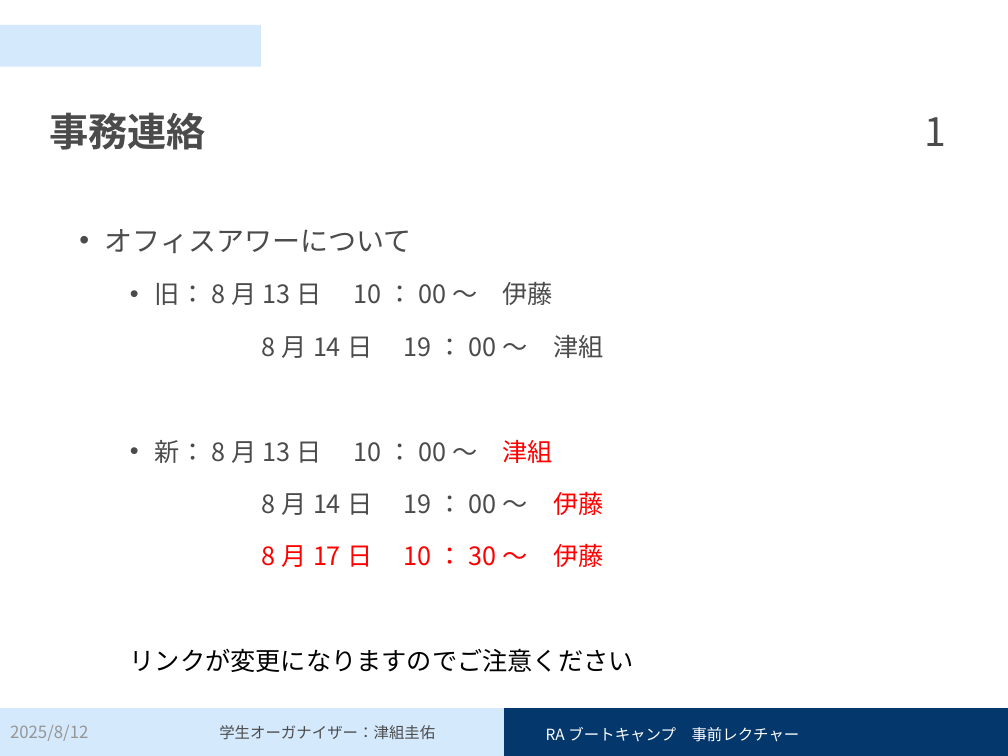
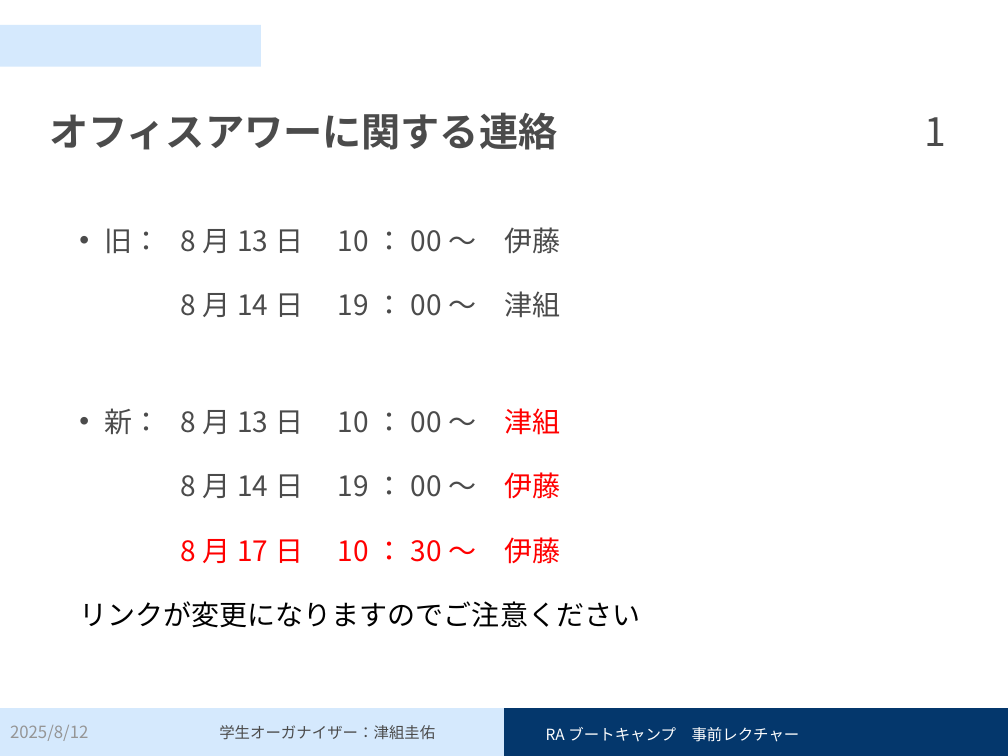
Before and after one commit to Keisuke-Tsugumi/pre-lecture, a slide deck: slide 1 of 事前レクチャー_スライド.pptx. Drawn at 1008x756 pixels with LibreOffice and Linux fonts; fonts in the diff are those of the drawing. Boxes give left, top, right and bottom in pixels: in the first picture for what was removed or moved away, otherwise in the second. Text is boxed around its words. In the diff, an @@ line names an element or a change of style, - is before the commit and + after.

Commit message:
オフィスアワーに関する連絡を編集した

```diff
--- a/事前レクチャー_スライド.pptx
+++ b/事前レクチャー_スライド.pptx
@@ title at (x1=49, y1=112, x2=557, y2=150): text changed @@
-事務連絡
+オフィスアワーに関する連絡
@@ text at (x1=105, y1=227, x2=560, y2=254): text changed; size 18 to 20 pt @@
-• オフィスアワーについて
-  • 旧：8月13日 10：00～ 伊藤
+• 旧： 8月13日 10：00～ 伊藤
@@ text at (x1=79, y1=291, x2=640, y2=628): size 18 to 20 pt in "8月14日 19：00～ 津組", "8月14日 19：00～ 伊藤", "8月17日 10：30～ 伊藤", "リンクが変更になりますのでご注意ください"; list level 2 to 1 in "8月14日 19：00～ 津組"; list level 2 to 1 in "8月14日 19：00～ 伊藤"; list level 2 to 1 in "8月17日 10：30～ 伊藤"; list level 2 to 1 in "リンクが変更になりますのでご注意ください" @@
@@ text at (x1=105, y1=408, x2=560, y2=435): text changed; size 18 to 20 pt @@
-  • 新：8月13日 10：00～ 津組
+• 新： 8月13日 10：00～ 津組
```
